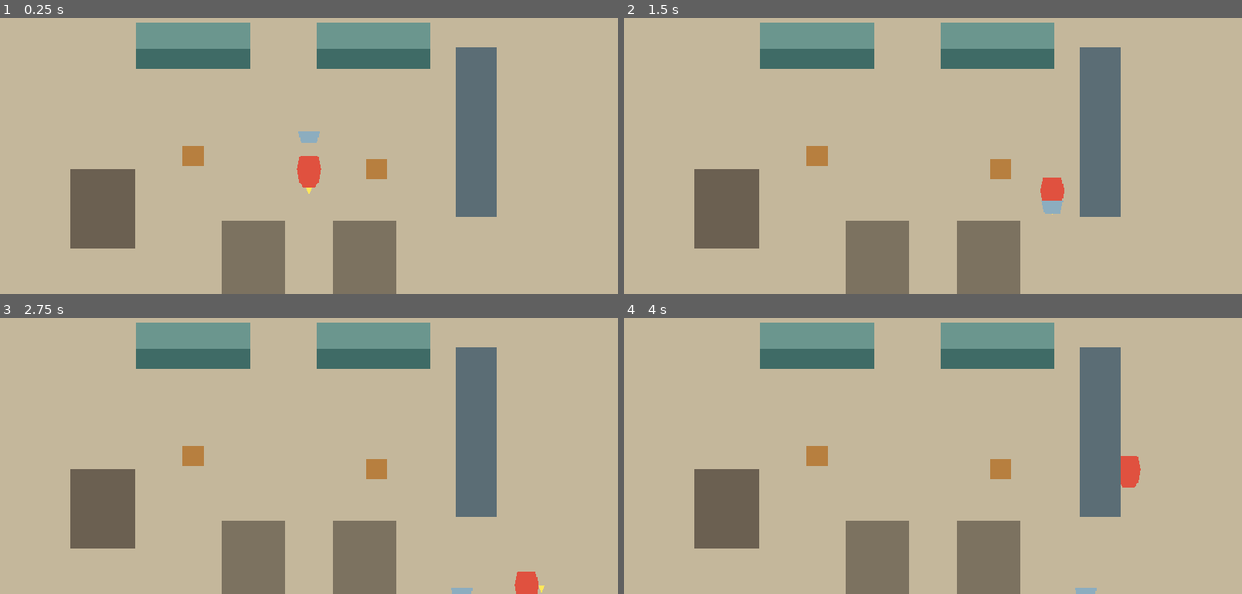
Above: before the commit, frames 1-4 (two rows, left to right).
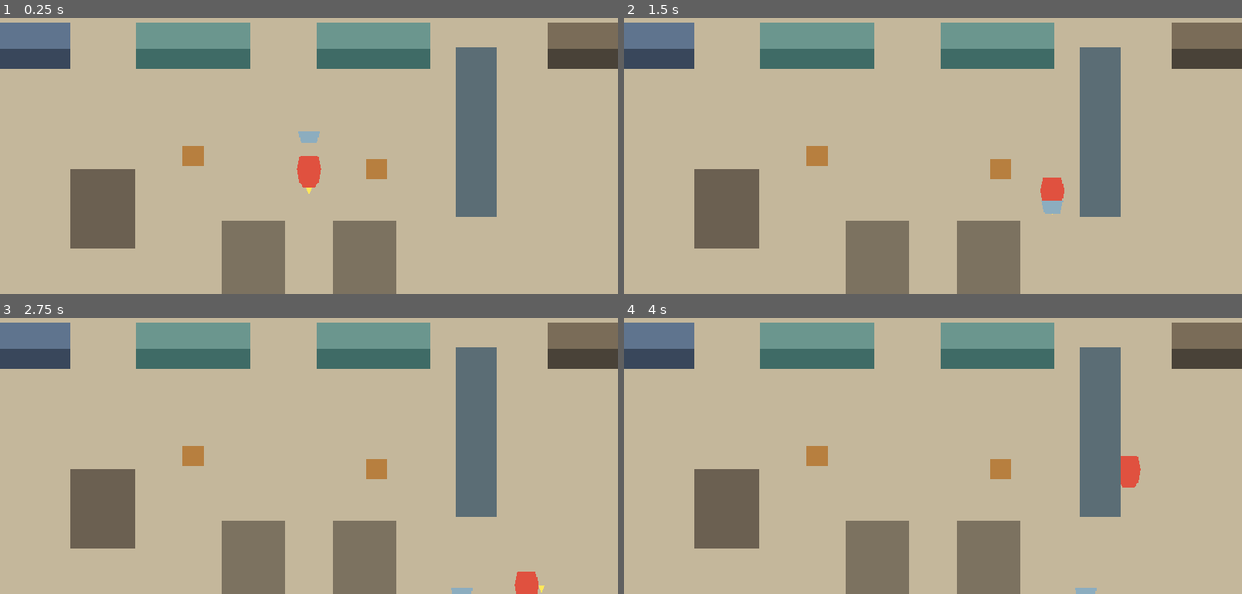
Above: after the commit, the same moments.

Repository: lcy2333orz-crypto/midemalatang3d
Game: Godot game, scene res://scenes/main.tscn
The game is run twice, just before and just after one commit, with the same random seed, the same clock (stepped at 60 frames per second) and the same inputs.
Inputs:
- Up to frame 1 (0.25 s): no input
- Up to frame 2 (1.5 s): tap Enter at 0.5 s; hold D (gameplay_move_right) 0.53-1.28 s; tap H (gameplay_interact) at 0.6, 1.35 s; hold S (gameplay_move_down) from 1.28 s (still down)
- Up to frame 3 (2.75 s): release S (gameplay_move_down) at 2.03 s; hold D (gameplay_move_right) from 2.03 s (still down); tap H (gameplay_interact) at 2.1 s
- Up to frame 4 (4 s): release D (gameplay_move_right) at 2.78 s; hold W (gameplay_move_up) 2.78-3.53 s; tap H (gameplay_interact) at 2.85, 3.6 s; hold A (gameplay_move_left) from 3.53 s (still down)

The runs differ from the first frame. In frame 1, 3.8% of the frame differs, in the area x 0-100%, y 1-19%; in frame 2, 3.8%; in frame 3, 3.8%; in frame 4, 3.8%.

Commit message:
1

Diff:
--- a/scenes/movement_test.tscn
+++ b/scenes/movement_test.tscn
@@ -1,9 +1,10 @@
-[gd_scene load_steps=10 format=3]
+[gd_scene load_steps=11 format=3]
 
 [ext_resource type="PackedScene" path="res://scenes/player.tscn" id="1_player"]
 [ext_resource type="PackedScene" path="res://scenes/test_carryable.tscn" id="2_carryable"]
 [ext_resource type="PackedScene" path="res://scenes/test_counter.tscn" id="3_counter"]
 [ext_resource type="PackedScene" path="res://scenes/order_bowl.tscn" id="4_order_bowl"]
+[ext_resource type="PackedScene" path="res://scenes/staple_station.tscn" id="5_staple_station"]
 
 [sub_resource type="RectangleShape2D" id="RectangleShape2D_wall_horizontal"]
 size = Vector2(1280, 32)
@@ -112,6 +113,16 @@
 [node name="OrderBowl" parent="YSortWorld" instance=ExtResource("4_order_bowl")]
 position = Vector2(0, 36)
 
+[node name="WideNoodleStation" parent="YSortWorld" instance=ExtResource("5_staple_station")]
+modulate = Color(0.78, 0.88, 1, 1)
+position = Vector2(-440, -80)
+staple_id = &"wide_noodle"
+
+[node name="InstantNoodleStation" parent="YSortWorld" instance=ExtResource("5_staple_station")]
+modulate = Color(1, 0.82, 0.62, 1)
+position = Vector2(440, -80)
+staple_id = &"instant_noodle"
+
 [node name="VerticalObstacle" type="Node2D" parent="YSortWorld"]
 position = Vector2(260, 150)
 
--- a/scenes/order_bowl.tscn
+++ b/scenes/order_bowl.tscn
@@ -29,6 +29,12 @@
 polygon = PackedVector2Array(-13, -17, 13, -17, 10, -9, -10, -9)
 color = Color(0.75, 0.32, 0.2, 1)
 
+[node name="StapleVisual" type="Polygon2D" parent="."]
+visible = false
+z_index = 0
+polygon = PackedVector2Array(-11, -16, -5, -18, -2, -10, 3, -18, 8, -15, 5, -9, -7, -9)
+color = Color(0.78, 0.72, 0.58, 1)
+
 [node name="CollisionShape2D" type="CollisionShape2D" parent="."]
 position = Vector2(0, -11)
 shape = SubResource("RectangleShape2D_order_bowl")
--- /dev/null
+++ b/scenes/staple_station.tscn
@@ -0,0 +1,44 @@
+[gd_scene load_steps=4 format=3]
+
+[ext_resource type="Script" path="res://scripts/staple_station.gd" id="1_station"]
+
+[sub_resource type="RectangleShape2D" id="RectangleShape2D_interaction"]
+size = Vector2(180, 116)
+
+[sub_resource type="RectangleShape2D" id="RectangleShape2D_static"]
+size = Vector2(140, 40)
+
+[node name="StapleStation" type="Area2D"]
+z_index = 0
+collision_layer = 4
+collision_mask = 0
+monitoring = false
+script = ExtResource("1_station")
+
+[node name="Highlight" type="Polygon2D" parent="."]
+visible = false
+z_index = 0
+polygon = PackedVector2Array(-75, -77, 75, -77, 75, 5, -75, 5)
+color = Color(0.95, 0.9, 0.3, 0.62)
+
+[node name="StationTop" type="Polygon2D" parent="."]
+z_index = 0
+polygon = PackedVector2Array(-70, -72, 70, -72, 70, -32, -70, -32)
+color = Color(0.48, 0.52, 0.56, 1)
+
+[node name="StationFront" type="Polygon2D" parent="."]
+z_index = 0
+polygon = PackedVector2Array(-70, -32, 70, -32, 70, 0, -70, 0)
+color = Color(0.29, 0.32, 0.36, 1)
+
+[node name="InteractionShape" type="CollisionShape2D" parent="."]
+position = Vector2(0, -36)
+shape = SubResource("RectangleShape2D_interaction")
+
+[node name="StaticBody2D" type="StaticBody2D" parent="."]
+collision_layer = 1
+collision_mask = 1
+
+[node name="CollisionShape2D" type="CollisionShape2D" parent="StaticBody2D"]
+position = Vector2(0, -20)
+shape = SubResource("RectangleShape2D_static")
--- a/scripts/food_state.gd
+++ b/scripts/food_state.gd
@@ -28,5 +28,17 @@
 	return not staple_id.is_empty()
 
 
+func can_add_staple(new_staple_id: StringName) -> bool:
+	return is_valid() and not new_staple_id.is_empty() and not has_staple()
+
+
+func try_add_staple(new_staple_id: StringName) -> bool:
+	if not can_add_staple(new_staple_id):
+		return false
+
+	staple_id = new_staple_id
+	return true
+
+
 func is_empty() -> bool:
 	return not has_base_food() and not has_staple()
--- a/scripts/order_bowl.gd
+++ b/scripts/order_bowl.gd
@@ -51,10 +51,32 @@
 	return true
 
 
+func can_add_staple(staple_id_to_add: StringName) -> bool:
+	return (
+		not order_id.is_empty()
+		and food_state != null
+		and food_state.order_id == order_id
+		and food_state.can_add_staple(staple_id_to_add)
+	)
+
+
+func add_staple(staple_id_to_add: StringName) -> bool:
+	if not can_add_staple(staple_id_to_add):
+		return false
+	if not food_state.try_add_staple(staple_id_to_add):
+		return false
+
+	_refresh_visuals()
+	return true
+
+
 func _refresh_visuals() -> void:
 	var bowl_visual := get_node_or_null("BowlVisual") as CanvasItem
 	var food_visual := get_node_or_null("FoodVisual") as CanvasItem
+	var staple_visual := get_node_or_null("StapleVisual") as CanvasItem
 	if bowl_visual != null:
 		bowl_visual.visible = true
 	if food_visual != null:
 		food_visual.visible = food_state != null and not food_state.is_empty()
+	if staple_visual != null:
+		staple_visual.visible = food_state != null and food_state.has_staple()
--- /dev/null
+++ b/scripts/staple_station.gd
@@ -0,0 +1,32 @@
+class_name StapleStation
+extends Area2D
+
+@export var staple_id: StringName = &""
+
+@onready var _highlight: CanvasItem = $Highlight
+
+
+func can_interact(player_carry: PlayerCarry) -> bool:
+	if staple_id.is_empty() or player_carry == null or not player_carry.has_item():
+		return false
+
+	var held_item := player_carry.get_held_item()
+	if not held_item is OrderBowl:
+		return false
+
+	var bowl := held_item as OrderBowl
+	return bowl.can_add_staple(staple_id)
+
+
+func interact(player_carry: PlayerCarry) -> bool:
+	if not can_interact(player_carry):
+		return false
+
+	var bowl := player_carry.get_held_item() as OrderBowl
+	if bowl == null:
+		return false
+	return bowl.add_staple(staple_id)
+
+
+func set_highlighted(is_highlighted: bool) -> void:
+	_highlight.visible = is_highlighted
--- a/tests/basic_smoke_test.gd
+++ b/tests/basic_smoke_test.gd
@@ -7,6 +7,7 @@
 	"res://scenes/test_carryable.tscn",
 	"res://scenes/test_counter.tscn",
 	"res://scenes/order_bowl.tscn",
+	"res://scenes/staple_station.tscn",
 ]
 const MOVEMENT_ACTIONS := [
 	&"gameplay_move_up",
@@ -16,6 +17,16 @@
 ]
 
 var _failures: Array[String] = []
+
+
+class RejectingOrderBowl:
+	extends OrderBowl
+
+	func can_add_staple(_staple_id_to_add: StringName) -> bool:
+		return true
+
+	func add_staple(_staple_id_to_add: StringName) -> bool:
+		return false
 
 
 func _init() -> void:
@@ -34,8 +45,11 @@
 	_check_interaction_contracts()
 	_check_carry_state_transitions()
 	_check_order_and_food_data()
+	_check_food_staple_rules()
 	_check_order_bowl_business_rules()
+	_check_order_bowl_staple_rules()
 	_check_order_bowl_carry_integration()
+	_check_staple_station_business_rules()
 	_check_localization()
 
 	if _failures.is_empty():
@@ -120,6 +134,8 @@
 		&"TestCarryableA",
 		&"TestCarryableB",
 		&"OrderBowl",
+		&"WideNoodleStation",
+		&"InstantNoodleStation",
 	]:
 		var world_object := y_sort_world.get_node(NodePath(node_name)) as CanvasItem
 		if world_object == null or world_object.get_parent() != y_sort_world:
@@ -274,6 +290,33 @@
 		_failures.append("FoodState with an empty order_id must be invalid")
 
 
+func _check_food_staple_rules() -> void:
+	var food := FoodState.new(&"order_test_001", true, &"")
+	if not food.can_add_staple(&"wide_noodle"):
+		_failures.append("Valid FoodState without a staple must accept a non-empty staple ID")
+	if not food.try_add_staple(&"wide_noodle"):
+		_failures.append("FoodState must add its first valid staple")
+	if food.staple_id != &"wide_noodle" or not food.has_staple():
+		_failures.append("FoodState must record the actual added staple")
+
+	if food.can_add_staple(&"instant_noodle") or food.try_add_staple(&"instant_noodle"):
+		_failures.append("FoodState must reject a second staple")
+	if food.staple_id != &"wide_noodle":
+		_failures.append("Rejected second staple must preserve the original staple")
+
+	var empty_id_food := FoodState.new(&"order_test_002", true, &"")
+	if empty_id_food.can_add_staple(&"") or empty_id_food.try_add_staple(&""):
+		_failures.append("FoodState must reject an empty staple ID")
+	if empty_id_food.staple_id != &"":
+		_failures.append("Rejected empty staple ID must not mutate FoodState")
+
+	var invalid_food := FoodState.new(&"", true, &"")
+	if invalid_food.can_add_staple(&"wide_noodle") or invalid_food.try_add_staple(&"wide_noodle"):
+		_failures.append("Invalid FoodState must reject staple addition")
+	if invalid_food.staple_id != &"":
+		_failures.append("Rejected addition must not repair invalid FoodState")
+
+
 func _check_order_bowl_business_rules() -> void:
 	var bowl_scene := load("res://scenes/order_bowl.tscn") as PackedScene
 	if bowl_scene == null:
@@ -372,6 +415,92 @@
 	):
 		_failures.append("Replacement Bowl must create a new raw FoodState for the same order")
 	replacement_bowl.free()
+
+
+func _check_order_bowl_staple_rules() -> void:
+	var bowl_scene := load("res://scenes/order_bowl.tscn") as PackedScene
+	if bowl_scene == null:
+		return
+
+	var order := OrderData.new(&"order_staple_test", &"wide_noodle")
+	var bowl := bowl_scene.instantiate() as OrderBowl
+	if bowl == null:
+		_failures.append("OrderBowl staple test must instantiate OrderBowl")
+		return
+	var staple_visual := bowl.get_node("StapleVisual") as Polygon2D
+	if not bowl.bind_to_order(order):
+		_failures.append("OrderBowl staple test must bind a valid order")
+	var original_food := bowl.food_state
+	if original_food == null:
+		_failures.append("Bound OrderBowl must contain FoodState before staple addition")
+	elif original_food.has_staple() or staple_visual.visible:
+		_failures.append("Newly bound OrderBowl must begin without a visible staple")
+	elif not bowl.can_add_staple(&"wide_noodle") or not bowl.add_staple(&"wide_noodle"):
+		_failures.append("OrderBowl must add the first staple through its business API")
+	elif (
+		bowl.food_state != original_food
+		or bowl.food_state.staple_id != &"wide_noodle"
+		or not staple_visual.visible
+	):
+		_failures.append("OrderBowl staple addition must preserve FoodState identity and refresh visuals")
+	if bowl.add_staple(&"instant_noodle"):
+		_failures.append("OrderBowl must reject replacing an existing staple")
+	if bowl.food_state != original_food or bowl.food_state.staple_id != &"wide_noodle":
+		_failures.append("Rejected replacement must preserve OrderBowl FoodState")
+	bowl.free()
+
+	var wrong_order := OrderData.new(&"order_wrong_test", &"wide_noodle")
+	var wrong_bowl := bowl_scene.instantiate() as OrderBowl
+	if not wrong_bowl.bind_to_order(wrong_order):
+		_failures.append("Wrong-staple Bowl must bind its order")
+	var wrong_food := wrong_bowl.food_state
+	if not wrong_bowl.add_staple(&"instant_noodle"):
+		_failures.append("OrderBowl must allow a staple that differs from the order requirement")
+	if (
+		wrong_order.required_staple_id != &"wide_noodle"
+		or wrong_bowl.food_state != wrong_food
+		or wrong_bowl.food_state.staple_id != &"instant_noodle"
+	):
+		_failures.append("Wrong staple must remain the actual station choice without correction")
+	wrong_bowl.free()
+
+	var empty_id_bowl := bowl_scene.instantiate() as OrderBowl
+	empty_id_bowl.bind_to_order(order)
+	var empty_id_food := empty_id_bowl.food_state
+	if empty_id_bowl.can_add_staple(&"") or empty_id_bowl.add_staple(&""):
+		_failures.append("OrderBowl must reject an empty staple ID")
+	if empty_id_bowl.food_state != empty_id_food or empty_id_food.staple_id != &"":
+		_failures.append("Empty staple failure must not replace or mutate FoodState")
+	empty_id_bowl.free()
+
+	var unbound_bowl := bowl_scene.instantiate() as OrderBowl
+	if unbound_bowl.can_add_staple(&"wide_noodle") or unbound_bowl.add_staple(&"wide_noodle"):
+		_failures.append("Unbound OrderBowl must reject staple addition")
+	if unbound_bowl.order_id != &"" or unbound_bowl.food_state != null:
+		_failures.append("Staple failure must not repair an unbound OrderBowl")
+	unbound_bowl.free()
+
+	var empty_bowl := bowl_scene.instantiate() as OrderBowl
+	empty_bowl.bind_to_order(order)
+	var removed_food := empty_bowl.take_food_state()
+	var empty_bowl_order_id := empty_bowl.order_id
+	if empty_bowl.can_add_staple(&"wide_noodle") or empty_bowl.add_staple(&"wide_noodle"):
+		_failures.append("Empty OrderBowl must reject staple addition")
+	if empty_bowl.food_state != null or empty_bowl.order_id != empty_bowl_order_id:
+		_failures.append("Staple failure must not rebuild Empty Bowl FoodState")
+	if removed_food == null:
+		_failures.append("Empty Bowl setup must retain the removed FoodState instance")
+	empty_bowl.free()
+
+	var mismatch_bowl := bowl_scene.instantiate() as OrderBowl
+	mismatch_bowl.bind_to_order(order)
+	var mismatch_food := FoodState.new(&"different_order", true, &"")
+	mismatch_bowl.food_state = mismatch_food
+	if mismatch_bowl.can_add_staple(&"wide_noodle") or mismatch_bowl.add_staple(&"wide_noodle"):
+		_failures.append("OrderBowl must reject staple addition for mismatched FoodState order_id")
+	if mismatch_bowl.food_state != mismatch_food or mismatch_food.staple_id != &"":
+		_failures.append("Order mismatch failure must preserve the original FoodState reference and contents")
+	mismatch_bowl.free()
 
 
 func _check_order_bowl_carry_integration() -> void:
@@ -432,6 +561,231 @@
 	test_world.free()
 
 
+func _check_staple_station_business_rules() -> void:
+	var station_scene := load("res://scenes/staple_station.tscn") as PackedScene
+	var player_scene := load("res://scenes/player.tscn") as PackedScene
+	var carryable_scene := load("res://scenes/test_carryable.tscn") as PackedScene
+	var bowl_scene := load("res://scenes/order_bowl.tscn") as PackedScene
+	var counter_scene := load("res://scenes/test_counter.tscn") as PackedScene
+	if (
+		station_scene == null
+		or player_scene == null
+		or carryable_scene == null
+		or bowl_scene == null
+		or counter_scene == null
+	):
+		return
+
+	var station := station_scene.instantiate() as StapleStation
+	if station == null:
+		_failures.append("StapleStation scene must instantiate as StapleStation")
+		return
+	var highlight := station.get_node("Highlight") as Polygon2D
+	var station_top := station.get_node("StationTop") as Polygon2D
+	var station_front := station.get_node("StationFront") as Polygon2D
+	var interaction_shape := station.get_node("InteractionShape") as CollisionShape2D
+	var static_body := station.get_node("StaticBody2D") as StaticBody2D
+	var static_shape := station.get_node("StaticBody2D/CollisionShape2D") as CollisionShape2D
+	if station.z_index != 0 or highlight.z_index != 0:
+		_failures.append("StapleStation root and Highlight must remain at z_index 0")
+	if station_top.z_index != 0 or station_front.z_index != 0:
+		_failures.append("StapleStation visuals must remain at z_index 0")
+	if highlight.get_index() >= station_top.get_index() or highlight.get_index() >= station_front.get_index():
+		_failures.append("StapleStation Highlight must draw before station visuals by sibling order")
+	if interaction_shape.get_parent() != station:
+		_failures.append("StapleStation interaction collision must remain on the Area2D root")
+	if static_body.get_parent() != station or static_shape.get_parent() != static_body:
+		_failures.append("StapleStation must contain a separate StaticBody2D collision")
+	if station.collision_layer != 4 or static_body.collision_layer != 1:
+		_failures.append("StapleStation must use interaction layer 3 and world collision layer 1")
+	for method_name in [&"can_interact", &"interact", &"set_highlighted"]:
+		if not station.has_method(method_name):
+			_failures.append("StapleStation missing generic interaction method: %s" % method_name)
+	for property_data: Dictionary in station.get_property_list():
+		var property_name := StringName(property_data.get("name", ""))
+		if property_name in [&"current_bowl", &"current_player", &"current_carry"]:
+			_failures.append("StapleStation must not retain long-lived interaction reference: %s" % property_name)
+
+	var movement_scene := load("res://scenes/movement_test.tscn") as PackedScene
+	if movement_scene != null:
+		var movement_test := movement_scene.instantiate()
+		var y_sort_world := movement_test.get_node("YSortWorld") as Node2D
+		var wide_station := y_sort_world.get_node("WideNoodleStation") as StapleStation
+		var instant_station := y_sort_world.get_node("InstantNoodleStation") as StapleStation
+		if wide_station.staple_id != &"wide_noodle":
+			_failures.append("WideNoodleStation must use the stable wide_noodle gameplay ID")
+		if instant_station.staple_id != &"instant_noodle":
+			_failures.append("InstantNoodleStation must use the stable instant_noodle gameplay ID")
+		if wide_station.get_parent() != y_sort_world or instant_station.get_parent() != y_sort_world:
+			_failures.append("Staple stations must be direct YSortWorld children")
+		movement_test.free()
+
+	var test_world := Node2D.new()
+	get_root().add_child(test_world)
+	test_world.add_child(station)
+	station.set_highlighted(true)
+	if not highlight.visible:
+		_failures.append("StapleStation must show Highlight when selected")
+	station.set_highlighted(false)
+	if highlight.visible:
+		_failures.append("StapleStation must hide Highlight when deselected")
+
+	var empty_player := player_scene.instantiate()
+	empty_player.name = "EmptyHandPlayer"
+	test_world.add_child(empty_player)
+	var empty_carry := empty_player.get_node("PlayerCarry") as PlayerCarry
+	station.staple_id = &"wide_noodle"
+	if station.can_interact(empty_carry) or station.interact(empty_carry):
+		_failures.append("StapleStation must reject empty-hand interaction")
+
+	var generic_player := player_scene.instantiate()
+	generic_player.name = "GenericCarryPlayer"
+	var generic_item := carryable_scene.instantiate() as Carryable
+	generic_item.name = "GenericCarryItem"
+	test_world.add_child(generic_player)
+	test_world.add_child(generic_item)
+	var generic_carry := generic_player.get_node("PlayerCarry") as PlayerCarry
+	if not generic_carry.pickup(generic_item):
+		_failures.append("Generic carry setup must pick up TestCarryable")
+	if station.can_interact(generic_carry) or station.interact(generic_carry):
+		_failures.append("StapleStation must reject a non-OrderBowl Carryable")
+
+	var unbound_player := player_scene.instantiate()
+	unbound_player.name = "UnboundBowlPlayer"
+	var unbound_bowl := bowl_scene.instantiate() as OrderBowl
+	unbound_bowl.name = "UnboundBowl"
+	test_world.add_child(unbound_player)
+	test_world.add_child(unbound_bowl)
+	var unbound_carry := unbound_player.get_node("PlayerCarry") as PlayerCarry
+	unbound_carry.pickup(unbound_bowl)
+	if station.can_interact(unbound_carry) or station.interact(unbound_carry):
+		_failures.append("StapleStation must reject an unbound OrderBowl")
+	if unbound_bowl.food_state != null:
+		_failures.append("StapleStation must not create FoodState for an unbound Bowl")
+
+	var empty_bowl_player := player_scene.instantiate()
+	empty_bowl_player.name = "EmptyBowlPlayer"
+	var empty_bowl := bowl_scene.instantiate() as OrderBowl
+	empty_bowl.name = "EmptyOrderBowl"
+	empty_bowl.bind_to_order(OrderData.new(&"empty_bowl_order", &"wide_noodle"))
+	empty_bowl.take_food_state()
+	test_world.add_child(empty_bowl_player)
+	test_world.add_child(empty_bowl)
+	var empty_bowl_carry := empty_bowl_player.get_node("PlayerCarry") as PlayerCarry
+	empty_bowl_carry.pickup(empty_bowl)
+	if station.can_interact(empty_bowl_carry) or station.interact(empty_bowl_carry):
+		_failures.append("StapleStation must reject an Empty Order Bowl")
+	if empty_bowl.food_state != null:
+		_failures.append("StapleStation must not restore Empty Bowl FoodState")
+
+	var valid_player := player_scene.instantiate()
+	valid_player.name = "ValidBowlPlayer"
+	var valid_bowl := bowl_scene.instantiate() as OrderBowl
+	valid_bowl.name = "ValidOrderBowl"
+	var required_wide_order := OrderData.new(&"station_wrong_staple_order", &"wide_noodle")
+	valid_bowl.bind_to_order(required_wide_order)
+	test_world.add_child(valid_player)
+	test_world.add_child(valid_bowl)
+	var valid_carry := valid_player.get_node("PlayerCarry") as PlayerCarry
+	valid_carry.pickup(valid_bowl)
+	var valid_food := valid_bowl.food_state
+	var held_parent := valid_bowl.get_parent()
+	station.staple_id = &""
+	if station.can_interact(valid_carry) or station.interact(valid_carry):
+		_failures.append("StapleStation with an empty staple_id must reject a valid Bowl")
+	if valid_carry.get_held_item() != valid_bowl or valid_bowl.get_parent() != held_parent:
+		_failures.append("Empty station interaction must preserve Bowl carry state")
+
+	station.staple_id = &"instant_noodle"
+	if not station.can_interact(valid_carry):
+		_failures.append("Wrong StapleStation must remain interactable for a valid Bowl")
+	if not station.interact(valid_carry):
+		_failures.append("Wrong StapleStation interaction must succeed")
+	if (
+		required_wide_order.required_staple_id != &"wide_noodle"
+		or valid_carry.get_held_item() != valid_bowl
+		or valid_bowl.food_state != valid_food
+		or valid_food.staple_id != &"instant_noodle"
+	):
+		_failures.append("Wrong station must record instant_noodle without replacing Bowl or FoodState")
+
+	station.staple_id = &"wide_noodle"
+	var second_attempt_parent := valid_bowl.get_parent()
+	var second_attempt_position := valid_bowl.position
+	if station.can_interact(valid_carry) or station.interact(valid_carry):
+		_failures.append("A second StapleStation must not replace the existing staple")
+	if (
+		valid_carry.get_held_item() != valid_bowl
+		or valid_bowl.get_parent() != second_attempt_parent
+		or valid_bowl.position != second_attempt_position
+		or valid_bowl.food_state != valid_food
+		or valid_food.staple_id != &"instant_noodle"
+	):
+		_failures.append("Rejected second station interaction must be atomic")
+
+	var rejecting_player := player_scene.instantiate()
+	rejecting_player.name = "RejectingBowlPlayer"
+	var rejecting_bowl := RejectingOrderBowl.new()
+	rejecting_bowl.name = "RejectingOrderBowl"
+	var rejecting_highlight := Polygon2D.new()
+	rejecting_highlight.name = "Highlight"
+	rejecting_bowl.add_child(rejecting_highlight)
+	rejecting_bowl.order_id = &"rejecting_order"
+	rejecting_bowl.food_state = FoodState.new(&"rejecting_order", true, &"")
+	test_world.add_child(rejecting_player)
+	test_world.add_child(rejecting_bowl)
+	var rejecting_carry := rejecting_player.get_node("PlayerCarry") as PlayerCarry
+	rejecting_carry.pickup(rejecting_bowl)
+	station.staple_id = &"instant_noodle"
+	var rejecting_food := rejecting_bowl.food_state
+	var rejecting_parent := rejecting_bowl.get_parent()
+	var rejecting_position := rejecting_bowl.position
+	var rejecting_holder := rejecting_bowl.current_holder
+	if not station.can_interact(rejecting_carry):
+		_failures.append("Atomic failure test Bowl must pass Station preconditions")
+	if station.interact(rejecting_carry):
+		_failures.append("StapleStation must return Bowl.add_staple failure unchanged")
+	if (
+		rejecting_carry.get_held_item() != rejecting_bowl
+		or rejecting_bowl.current_holder != rejecting_holder
+		or rejecting_bowl.get_parent() != rejecting_parent
+		or rejecting_bowl.position != rejecting_position
+		or rejecting_bowl.food_state != rejecting_food
+		or rejecting_food.staple_id != &""
+	):
+		_failures.append("Bowl.add_staple failure must not reparent, drop, place, or mutate state")
+
+	var surface := counter_scene.instantiate() as PlacementSurface
+	surface.name = "StapleCarryRegressionCounter"
+	var receiving_player := player_scene.instantiate()
+	receiving_player.name = "StapleCarryReceivingPlayer"
+	test_world.add_child(surface)
+	test_world.add_child(receiving_player)
+	var receiving_carry := receiving_player.get_node("PlayerCarry") as PlayerCarry
+	if not valid_carry.place_on(surface):
+		_failures.append("OrderBowl with a staple must still place on a Counter")
+	if not surface.interact(receiving_carry):
+		_failures.append("OrderBowl with a staple must still be taken from a Counter")
+	if (
+		receiving_carry.get_held_item() != valid_bowl
+		or valid_bowl.order_id != required_wide_order.order_id
+		or valid_bowl.food_state != valid_food
+		or valid_food.staple_id != &"instant_noodle"
+	):
+		_failures.append("Counter carry flow must preserve staple Bowl business state")
+	if not receiving_carry.drop_to_world(Vector2(320.0, 220.0)):
+		_failures.append("OrderBowl with a staple must still support Floor Drop")
+	elif (
+		valid_bowl.get_parent() != test_world
+		or valid_bowl.order_id != required_wide_order.order_id
+		or valid_bowl.food_state != valid_food
+		or valid_food.staple_id != &"instant_noodle"
+	):
+		_failures.append("Floor Drop must preserve staple Bowl business state")
+
+	test_world.free()
+
+
 func _check_localization() -> void:
 	var zh_keys := _load_json_keys("res://localization/zh_CN.json")
 	var en_keys := _load_json_keys("res://localization/en_US.json")
Not shown, added: scripts/staple_station.gd.uid
